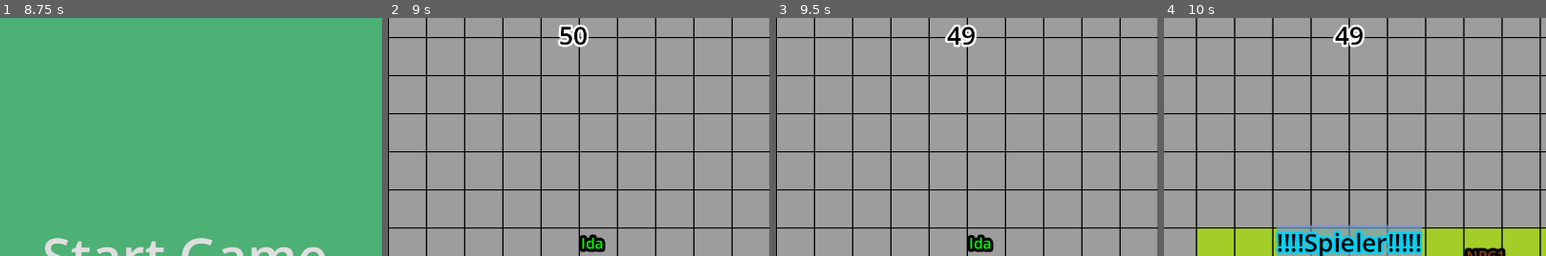
Above: before the commit, frames 1-4 (left to right).
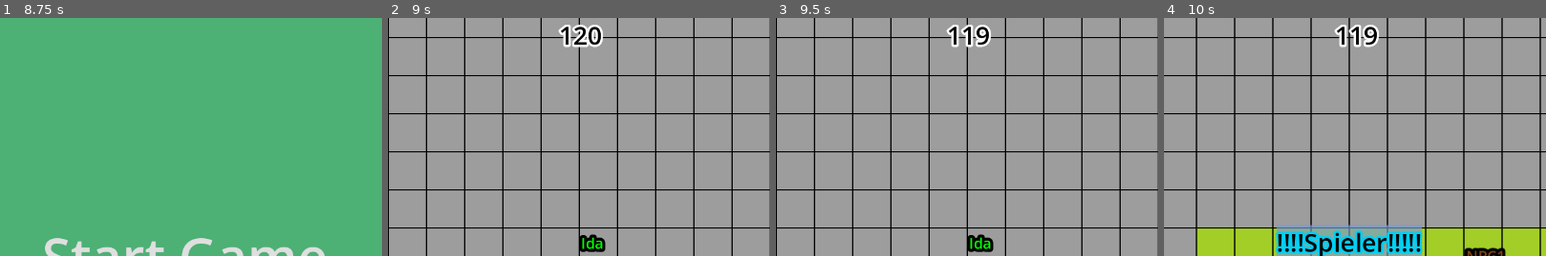
Above: after the commit, the same moments.

Repository: NIK-98/Paint_The_Ground
Game: Godot game, scene res://sceens/level.tscn
The game is run twice, just before and just after one commit, with the same random seed, the same clock (stepped at 60 frames per second) and the same inputs. This scene is started directly instead of the project's main scene.
Inputs (mouse positions are % of the whole screen's width and height, from its top left):
- Up to frame 1 (8.75 s): click (50, 4) at 0.52 s; type "Alex" at 0.6 s; click "Solo NPCs: 1" at 1.25 s; click "Solo NPCs: 2" at 2 s; click "Solo NPCs: 3" at 2.75 s; click "Solo NPCs: 1" at 3.5 s; click "Solo NPCs: 2" at 4.25 s; click "Solo NPCs: 3" at 5 s; click "Mänlich" at 5.75 s; click "Weiblich" at 6.5 s; click "Generate" at 7.25 s; click "Bestätiegen" at 8 s
- Up to frame 2 (9 s): click "Start Game" at 8.75 s
- Up to frame 3 (9.5 s): no input
- Up to frame 4 (10 s): move the mouse to (72, 45) at 9.52 s; hold D (right) from 9.53 s (still down); hold Tab (Info) from 9.53 s (still down); click (72, 45) at 9.67 s
The pictures show only the part of the screen within x 26-76%, y 0-50%; the shares and areas given below are measured in that part.

Frame 1 is identical in both runs. In frame 2, 0.8% of the frame differs, in the area x 44-57%, y 2-13%; in frame 3, 0.8%; in frame 4, 0.8%.
Error in both runs: Attempt to call function 'get_node' in base 'null instance' on a null instance. (res://scripts/level.gd:202)

Commit message:
reset time

Diff:
--- a/sceens/level.tscn
+++ b/sceens/level.tscn
@@ -363,7 +363,7 @@
 [node name="Scoreboard" parent="." instance=ExtResource("17_4co2s")]
 
 [node name="Timer" type="Timer" parent="." groups=["timer"]]
-wait_time = 50.0
+wait_time = 120.0
 
 [node name="Timerende" type="Timer" parent="."]
 wait_time = 3.0
